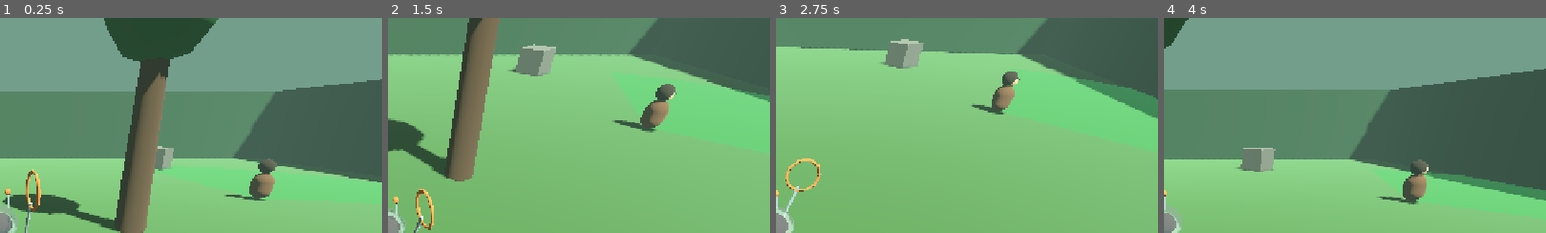
Above: before the commit, frames 1-4 (left to right).
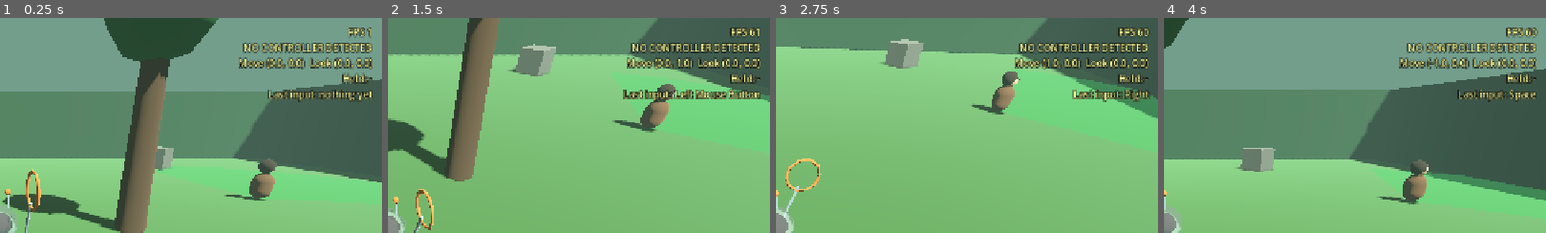
Above: after the commit, the same moments.

Repository: StoneColdOS/Caveman-Catchers
Game: Godot game, scene res://scenes/main.tscn
Two runs of this game, one before a commit and one after it. Both use one fixed random seed, a clock stepped at 60 frames per second and the inputs below.
Inputs (mouse positions are % of the whole screen's width and height, from its top left):
- Up to frame 1 (0.25 s): no input
- Up to frame 2 (1.5 s): tap Enter (restart) at 0.5 s; move the mouse to (72, 45) at 0.52 s; hold D (move_right) 0.53-1.28 s; hold Shift (crouch) 0.53-1.28 s; click (72, 45) at 0.67 s; tap Down (look_down) at 0.8, 1.35 s; move the mouse to (30, 55) at 1.27 s; hold S (move_back) from 1.28 s (still down); click (30, 55) at 1.42 s
- Up to frame 3 (2.75 s): tap Left (look_left) at 1.55, 2.1 s; move the mouse to (60, 28) at 2.02 s; release S (move_back) at 2.03 s; hold D (move_right) from 2.03 s (still down); click (60, 28) at 2.17 s; tap Right (look_right) at 2.3 s
- Up to frame 4 (4 s): move the mouse to (45, 70) at 2.77 s; release D (move_right) at 2.78 s; hold W (move_forward) 2.78-3.53 s; tap Right (look_right) at 2.85 s; click (45, 70) at 2.92 s; tap Up (look_up) at 3.05, 3.6 s; move the mouse to (80, 65) at 3.52 s; hold A (move_left) from 3.53 s (still down); click (80, 65) at 3.67 s; tap Space (net) at 3.8 s
The pictures show only the part of the screen within x 50-100%, y 0-50%; the shares and areas given below are measured in that part.

The runs differ from the first frame. In frame 1, 4.1% of the frame differs, in the area x 62-98%, y 4-40%; in frame 2, 4.1%; in frame 3, 3.6%; in frame 4, 3.9%.

Commit message:
Automatic APK builds for the Thor, plus a controller debug readout
- GitHub Action exports a debug APK on every push and publishes it to
  the latest-build release
- Shared debug keystore so new builds install over old ones
- On-screen readout of detected gamepads, stick values and raw input
- D-pad as backup movement

Co-Authored-By: Claude Opus 5.5 <noreply@anthropic.com>
Claude-Session: https://claude.ai/code/session_01X5D3NCWGJ5U6tQxJ5x7zR9

Diff:
--- a/scripts/controls.gd
+++ b/scripts/controls.gd
@@ -13,6 +13,12 @@
 	_action("move_right");   _key("move_right", KEY_D);     _axis("move_right", JOY_AXIS_LEFT_X, 1.0)
 	_action("move_forward"); _key("move_forward", KEY_W);   _axis("move_forward", JOY_AXIS_LEFT_Y, -1.0)
 	_action("move_back");    _key("move_back", KEY_S);      _axis("move_back", JOY_AXIS_LEFT_Y, 1.0)
+
+	# D-pad as a backup for movement
+	_button("move_left", JOY_BUTTON_DPAD_LEFT)
+	_button("move_right", JOY_BUTTON_DPAD_RIGHT)
+	_button("move_forward", JOY_BUTTON_DPAD_UP)
+	_button("move_back", JOY_BUTTON_DPAD_DOWN)
 
 	_action("look_left");  _key("look_left", KEY_LEFT);   _axis("look_left", JOY_AXIS_RIGHT_X, -1.0)
 	_action("look_right"); _key("look_right", KEY_RIGHT); _axis("look_right", JOY_AXIS_RIGHT_X, 1.0)
--- a/scripts/main.gd
+++ b/scripts/main.gd
@@ -26,11 +26,68 @@
 	_spawn_player()
 	_spawn_gatherers()
 	_build_hud()
+	_build_debug()
 
 
 func _process(_delta: float) -> void:
 	if Input.is_action_just_pressed("restart"):
 		get_tree().reload_current_scene()
+	_update_debug()
+
+
+# --- Controller debug readout (top right). Remove once controls are solid on the Thor.
+
+var debug_label: Label
+var last_raw := "nothing yet"
+
+
+func _build_debug() -> void:
+	var layer := CanvasLayer.new()
+	layer.layer = 10
+	add_child(layer)
+	debug_label = Label.new()
+	debug_label.anchor_left = 1.0
+	debug_label.anchor_right = 1.0
+	debug_label.offset_left = -460
+	debug_label.offset_right = -16
+	debug_label.offset_top = 12
+	debug_label.horizontal_alignment = HORIZONTAL_ALIGNMENT_RIGHT
+	debug_label.add_theme_font_size_override("font_size", 16)
+	debug_label.add_theme_constant_override("outline_size", 5)
+	debug_label.add_theme_color_override("font_outline_color", Color.BLACK)
+	debug_label.add_theme_color_override("font_color", Color(1, 1, 0.6))
+	layer.add_child(debug_label)
+
+
+## Remembers the last raw input event of any kind, so we can see what the Thor sends.
+func _input(event: InputEvent) -> void:
+	if event is InputEventJoypadMotion and abs(event.axis_value) < 0.3:
+		return
+	if event is InputEventMouseMotion:
+		return
+	last_raw = event.as_text()
+	if event is InputEventJoypadButton or event is InputEventJoypadMotion:
+		last_raw += " (pad %d)" % event.device
+
+
+func _update_debug() -> void:
+	var pads := Input.get_connected_joypads()
+	var lines: PackedStringArray = []
+	lines.append("FPS %d" % Engine.get_frames_per_second())
+	if pads.is_empty():
+		lines.append("NO CONTROLLER DETECTED")
+	for id in pads:
+		lines.append("Pad %d: %s" % [id, Input.get_joy_name(id)])
+	var move := Input.get_vector("move_left", "move_right", "move_forward", "move_back")
+	var look := Input.get_vector("look_left", "look_right", "look_up", "look_down")
+	lines.append("Move (%.1f, %.1f)  Look (%.1f, %.1f)" % [move.x, move.y, look.x, look.y])
+	var held: PackedStringArray = []
+	for a in ["crouch", "net", "restart"]:
+		if Input.is_action_pressed(a):
+			held.append(a)
+	lines.append("Held: " + (", ".join(held) if held.size() > 0 else "-"))
+	lines.append("Last input: " + last_raw)
+	debug_label.text = "\n".join(lines)
 
 
 func _build_environment() -> void:
Not shown, added: export_presets.cfg
Not shown, added: tools/debug.keystore
